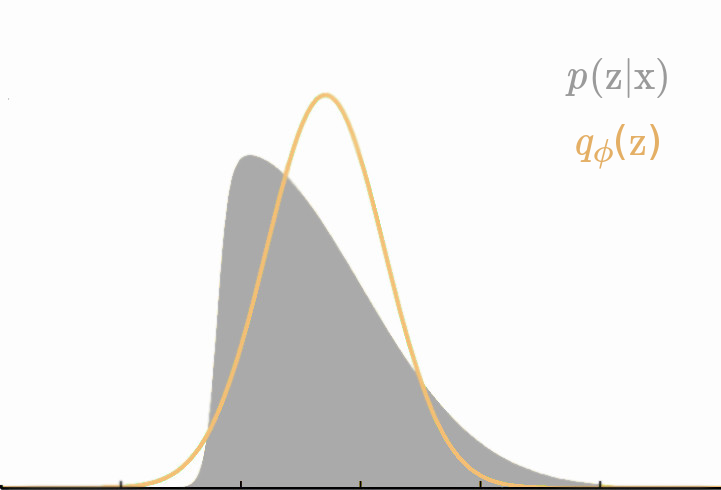
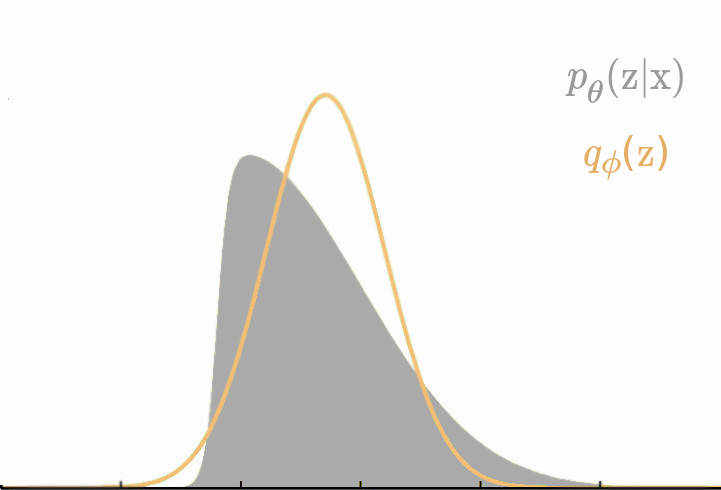
Layers edited between the first and the second 721x490 image:
renamed "p(z|x) ..." to "pθ(z|x) ...", painted on it over (576, 58, 683, 180)
